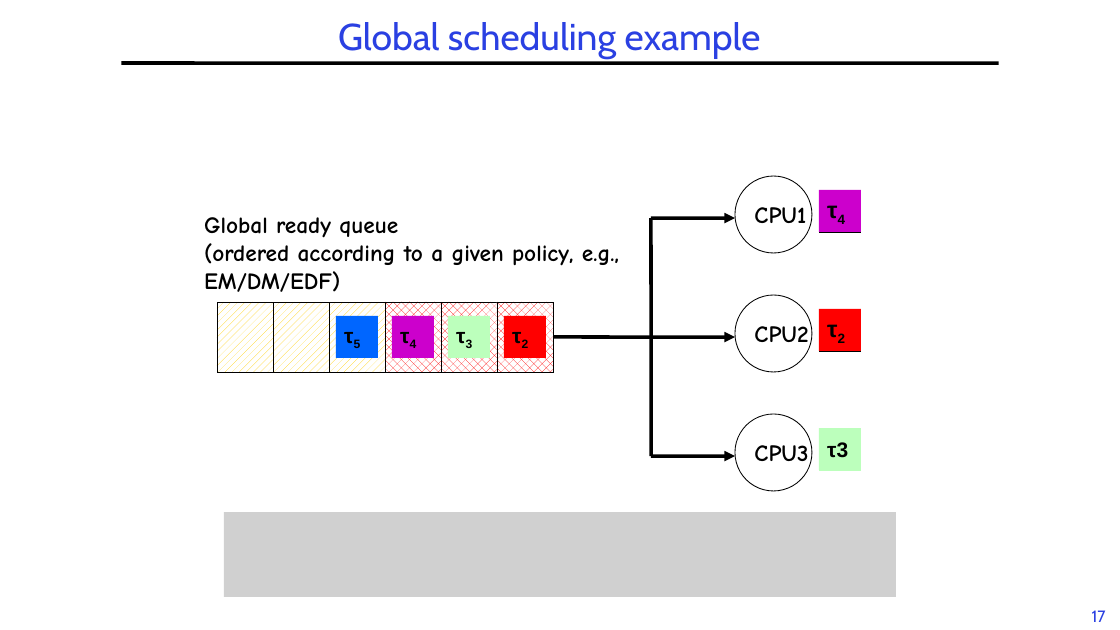
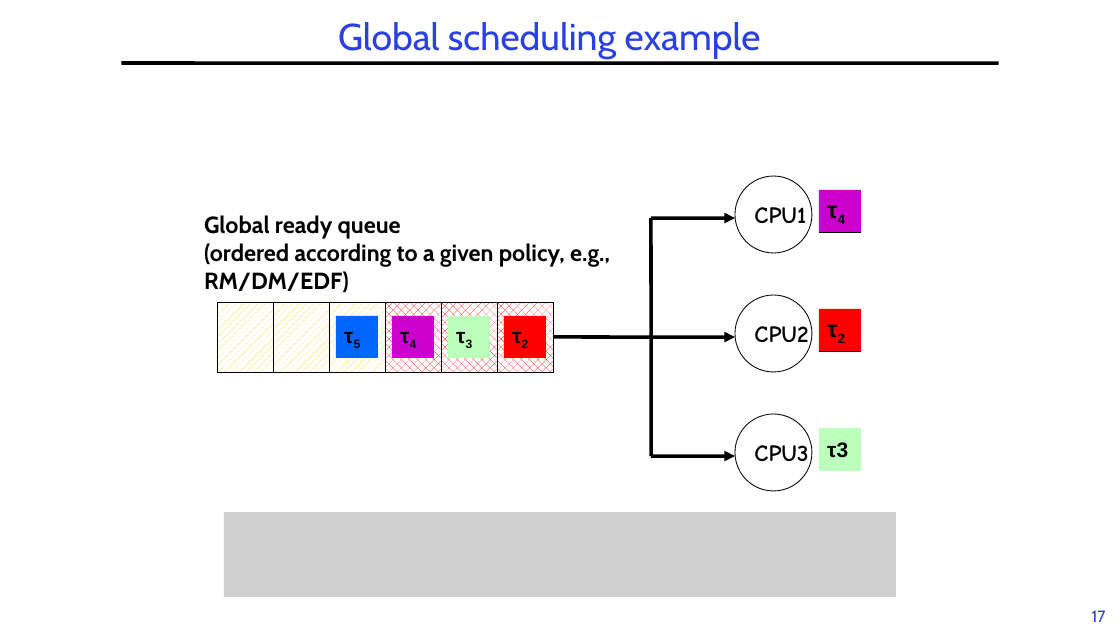
Before and after one commit to guhofstra/CSC256Fa25, a slide deck: slide 17 of PPTs/L6-RTScheduling II.pptx. Drawn at 1120x630 pixels with LibreOffice and Linux fonts; fonts in the diff are those of the drawing; grey boxes stand for pictures. Boxes give left, top, right and bottom in pixels: in the first picture for what was removed or moved away, otherwise in the second. Text is boxed around its words. In the diff, an @@ line names an element or a change of style, - is before the commit and + after.

```diff
--- a/PPTs/L6-RTScheduling II.pptx
+++ b/PPTs/L6-RTScheduling II.pptx
@@ text at box(204, 215, 401, 239): font Comic Neue to Cabin in "Global ready queue" @@
@@ text at box(204, 243, 610, 293): text changed; font Comic Neue to Cabin @@
-(ordered according to a given policy, e.g., EM/DM/EDF)
+(ordered according to a given policy, e.g., RM/DM/EDF)
```
Also in this commit, not shown: 9 other slides changed, 4 other files.
